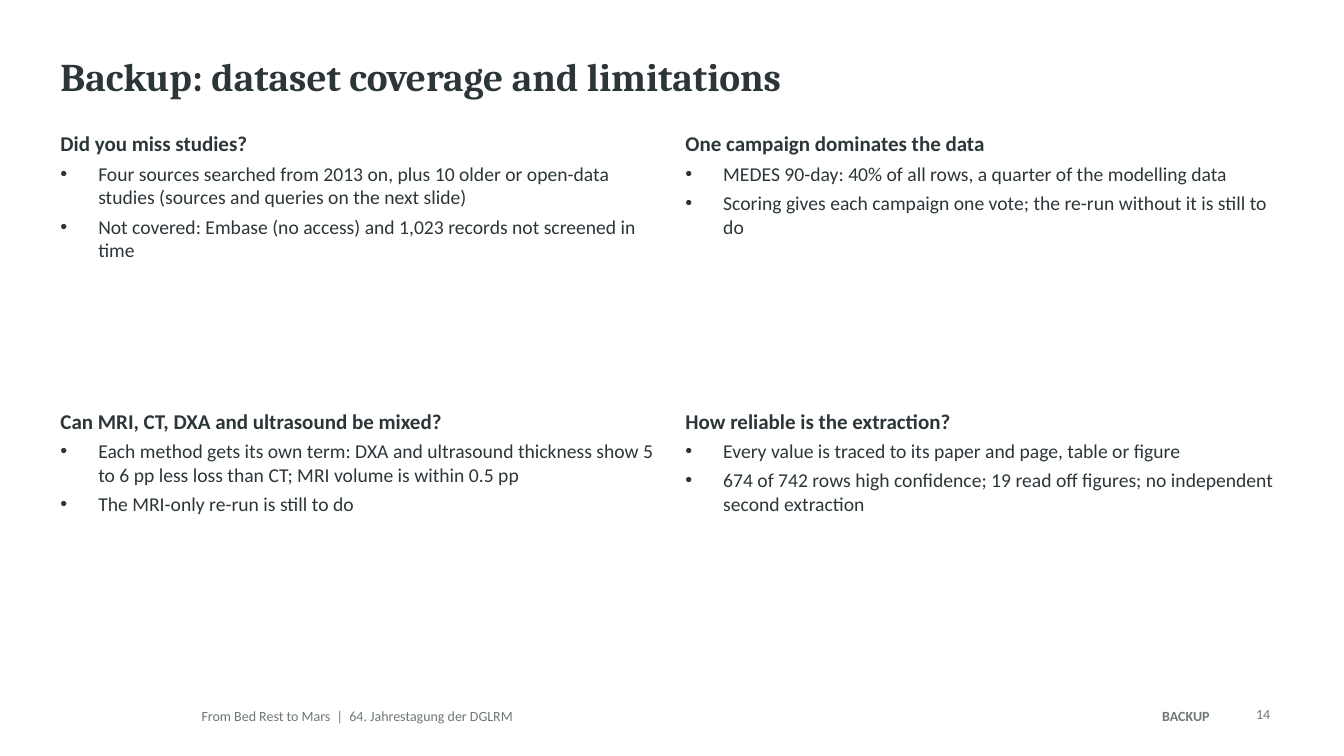
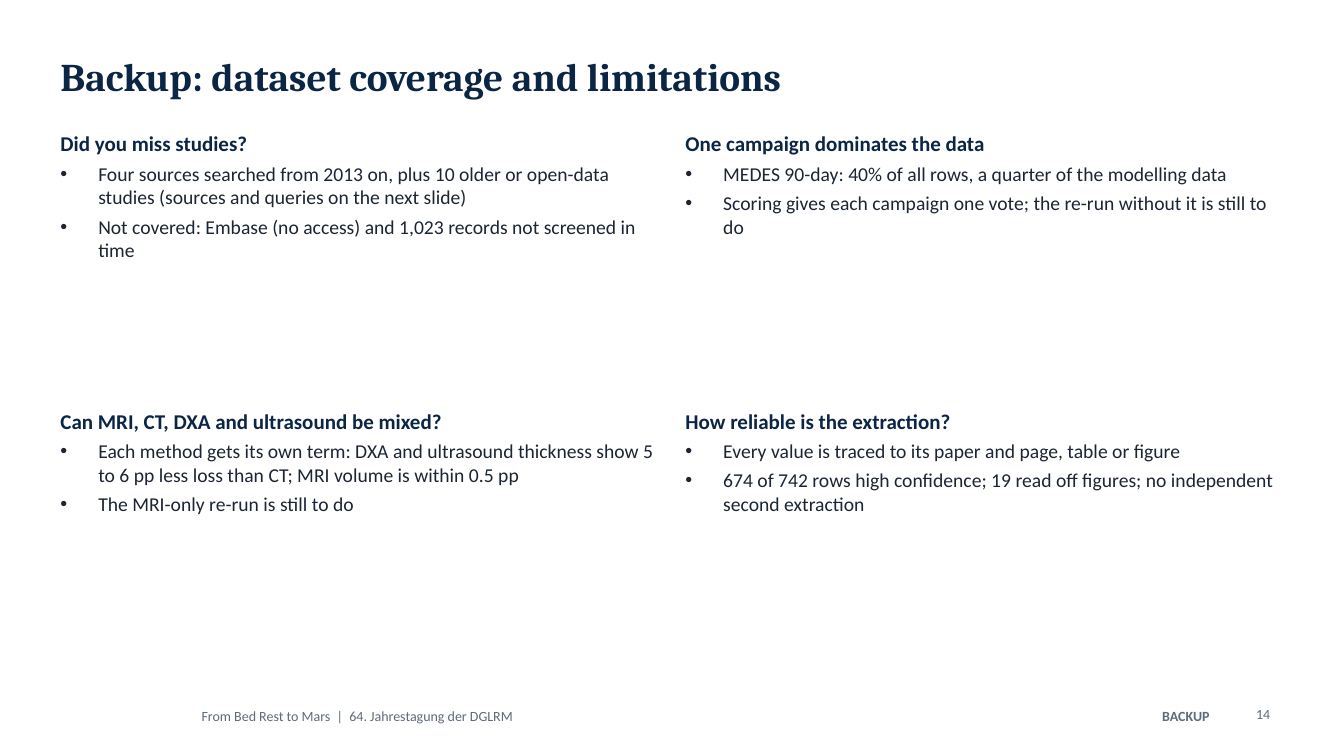
Before and after one commit to MiladBahariQaragoz/BedrestToMars, a slide deck: slide 14 of presentation/bed-rest-to-mars-talk.pptx. Drawn at 1344x756 pixels with LibreOffice and Linux fonts; fonts in the diff are those of the drawing; background and template pictures are left out. Boxes give left, top, right and bottom in pixels: in the first picture for what was removed or moved away, otherwise in the second. Text is boxed around its words. In the diff, an @@ line names an element or a change of style, - is before the commit and + after.

```diff
--- a/presentation/bed-rest-to-mars-talk.pptx
+++ b/presentation/bed-rest-to-mars-talk.pptx
@@ title "Backup: dataset coverage and limitations" at bbox=[60, 63, 781, 100]: text colour #2C3639 to #0B2545 @@
@@ text "Did you miss studies?" at bbox=[60, 136, 636, 257]: text colour #2C3639 to #0B2545 in "Did you miss studies?"; text colour #2C3639 to #1B2533 in "Four sources searched from 2013 on, plus ...", "Not covered: Embase (no access) and 1,023 ..." @@
@@ text "One campaign dominates the data" at bbox=[685, 136, 1267, 234]: text colour #2C3639 to #0B2545 in "One campaign dominates the data"; text colour #2C3639 to #1B2533 in "MEDES 90-day: 40% of all rows, a ...", "Scoring gives each campaign one vote; the ..." @@
@@ text "Can MRI, CT, DXA and ..." at bbox=[60, 414, 653, 514]: text colour #2C3639 to #0B2545 in "Can MRI, CT, DXA and ultrasound be ..."; text colour #2C3639 to #1B2533 in "Each method gets its own term: DXA ...", "The MRI-only re-run is still to do" @@
@@ text "How reliable is the extraction?" at bbox=[685, 414, 1273, 511]: text colour #2C3639 to #0B2545 in "How reliable is the extraction?"; text colour #2C3639 to #1B2533 in "Every value is traced to its paper ...", "674 of 742 rows high confidence; 19 ..." @@
@@ text colour #6F7877 to #5D6B7B in 3 elements at bbox=[1162, 712, 1209, 721], bbox=[1256, 710, 1270, 719], bbox=[202, 711, 513, 724] @@
```
Also in this commit, not shown: 17 other slides changed, 17 other files.
